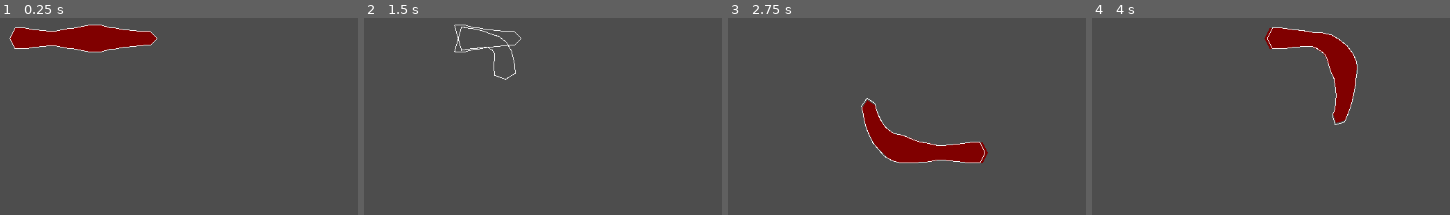
Above: before the commit, frames 1-4 (left to right).
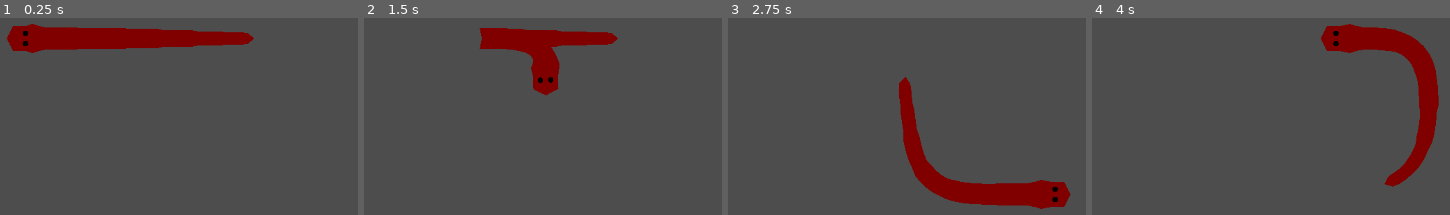
Above: after the commit, the same moments.

Repository: SeldonHh/procedural-animations
Game: Godot game, scene res://Game/scenes/main_scene/node.tscn
The game is run twice, just before and just after one commit, with the same random seed, the same clock (stepped at 60 frames per second) and the same inputs.
Inputs:
- Up to frame 1 (0.25 s): no input
- Up to frame 2 (1.5 s): tap Enter at 0.5 s; hold D (right) 0.53-1.28 s; hold S (down) from 1.28 s (still down)
- Up to frame 3 (2.75 s): release S (down) at 2.03 s; hold D (right) from 2.03 s (still down)
- Up to frame 4 (4 s): release D (right) at 2.78 s; hold W (up) 2.78-3.53 s; hold A (left) from 3.53 s (still down)

The runs differ from the first frame. In frame 1, 3.5% of the frame differs, in the area x 1-71%, y 3-18%; in frame 2, 5.3%; in frame 3, 9.9%; in frame 4, 10%, in the area x 48-97%, y 3-86%.

Commit message:
Made a serpent , added customization option and added eyes

Diff:
--- a/procedural_animation/Game/scenes/creature/creature.gd
+++ b/procedural_animation/Game/scenes/creature/creature.gd
@@ -1,18 +1,22 @@
 extends Node2D
 
-@export var body_sizes : Array[int] = [15,13,12,11,10,12,14,15,17,19,20,19,16,15,13,12,11,10,10,10]
+@export var body_sizes : Array[int] = [18,21,18,16,16,16,16,16,15,15,15,15,15,15,15,14,14,14,14,14,12,12,12,12,12,10,10,10,10,9,9,9,8,8]
 var structure_point_scene = preload("res://Game/scenes/structure_point.tscn")
 var head : Structure_Point = null
 var structure_points : Array[Structure_Point] = []
 var points : Array[Vector2]
-var body_color : Color = Color.WEB_MAROON
-var outline_color : Color = Color.WHITE
+@export var body_color : Color = Color.WEB_MAROON
+@export var outline_color : Color = Color.WHITE
+@export var show_outline : bool = false
 
 func _draw() -> void:
 	draw_polygon(points,[body_color])
+	draw_circle(head.to_global(head.left/2.4),4,Color.BLACK)
+	draw_circle(head.to_global(head.right/2.4),4,Color.BLACK)
 
 func _ready() -> void:
 	$Line2D.default_color = outline_color
+	$Line2D.visible = show_outline
 	for i in len(body_sizes):
 		var new_point = structure_point_scene.instantiate()
 		new_point.position.x = i * 500/len(body_sizes)
--- a/procedural_animation/Game/scenes/structure_point.gd
+++ b/procedural_animation/Game/scenes/structure_point.gd
@@ -21,5 +21,5 @@
 
 	if head:
 		var direction : Vector2 = Input.get_vector("left","right","up","down")
-		var velocity : Vector2 = direction * 220 * delta
+		var velocity : Vector2 = direction * 300 * delta
 		position += velocity
